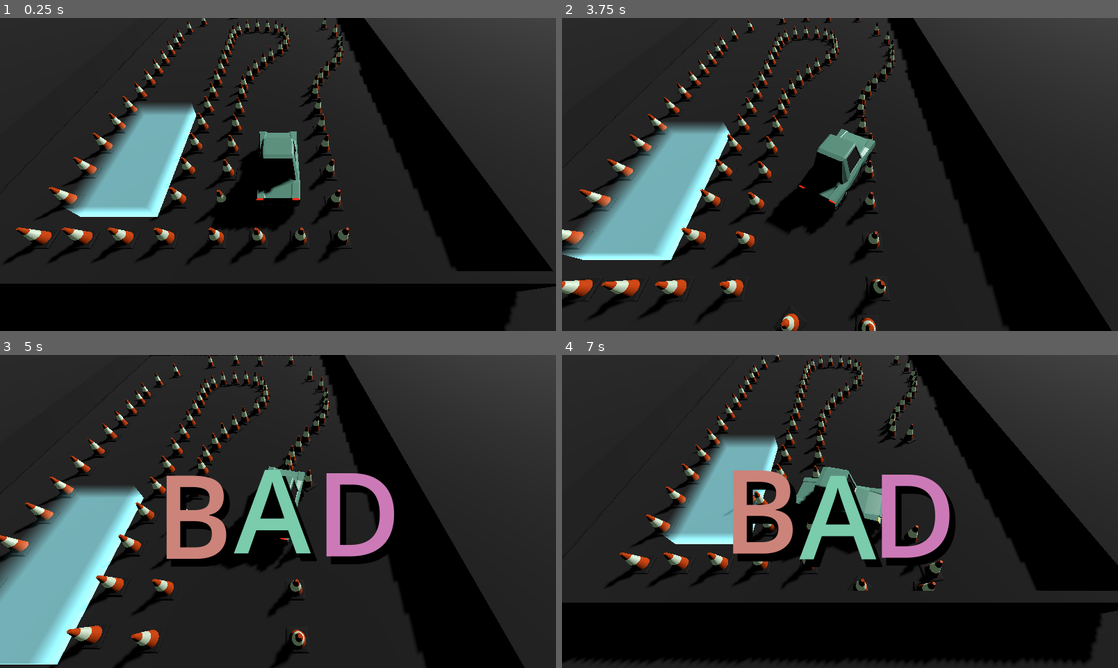
Above: before the commit, frames 1-4 (two rows, left to right).
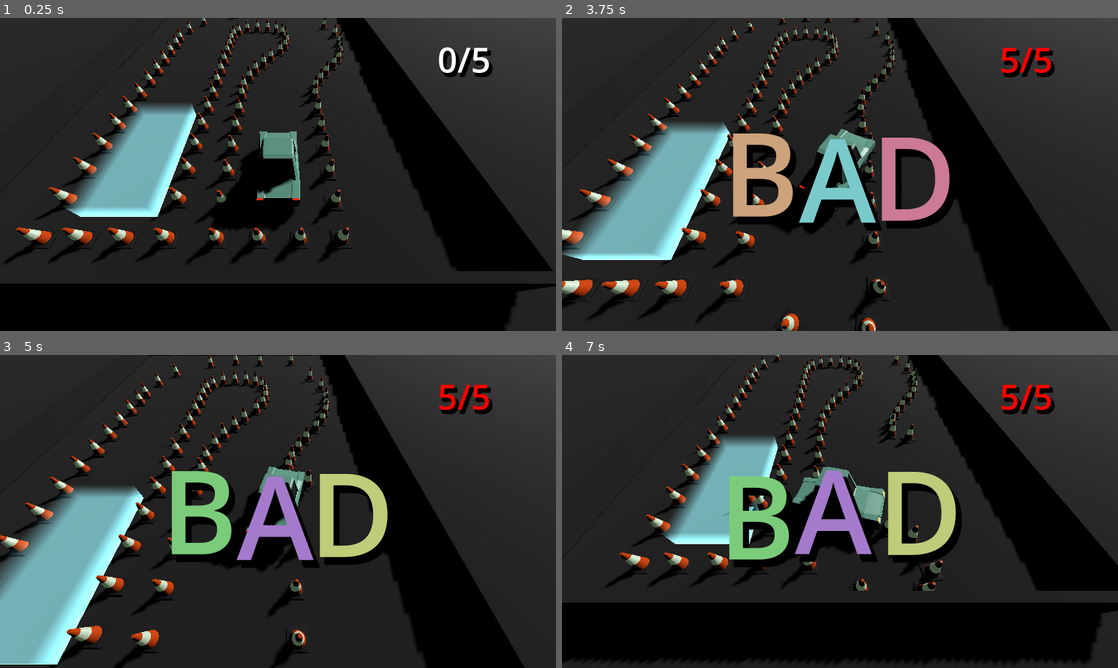
Above: after the commit, the same moments.

Repository: TomMurray/ValetV2
Game: Godot game, scene res://scenes/car_test.tscn
Same seed, same stepped clock (60 frames per second), same inputs: the game is played once before the commit and once after it.
Inputs:
- Up to frame 1 (0.25 s): no input
- Up to frame 2 (3.75 s): tap Enter at 0.5, 2.75 s; hold Right (steer_right) 0.53-1.28 s; tap Space at 1.25 s; hold Down (brake_reverse) 1.28-2.03 s; hold Right (steer_right) 2.03-2.78 s; hold Up (accelerate) 2.78-3.53 s; hold Left (steer_left) from 3.53 s (still down)
- Up to frame 3 (5 s): keep holding Left (steer_left)
- Up to frame 4 (7 s): release Left (steer_left) at 5.03 s; hold Down (brake_reverse) 5.03-5.78 s; hold Right (steer_right) 5.78-6.53 s; hold Up (accelerate) from 6.53 s (still down)

The runs differ from the first frame. In frame 1, 0.6% of the frame differs, in the area x 78-89%, y 9-19%; in frame 2, 7.0%; in frame 3, 7.8%; in frame 4, 8.3%, in the area x 30-89%, y 9-68%.

Commit message:
Move UI theme to resources (instead of overrides), update UI to show current obstacles hit

Diff:
--- a/scenes/car_test.tscn
+++ b/scenes/car_test.tscn
@@ -1,9 +1,12 @@
-[gd_scene load_steps=41 format=3 uid="uid://dagghassaijsd"]
+[gd_scene load_steps=44 format=3 uid="uid://dagghassaijsd"]
 
 [ext_resource type="PackedScene" uid="uid://ba6xyqiidsic4" path="res://scenes/picocar.tscn" id="1_jpuht"]
+[ext_resource type="Theme" uid="uid://cat7eb156l4u1" path="res://themes/exclamation.tres" id="1_vm7rs"]
 [ext_resource type="PackedScene" uid="uid://dlcl4g8eeahy7" path="res://scenes/traffic_cone.tscn" id="2_7ix00"]
 [ext_resource type="Script" path="res://scripts/follow.gd" id="2_c0ry7"]
 [ext_resource type="Script" path="res://scripts/lookat_camera.gd" id="2_rff2v"]
+[ext_resource type="Theme" uid="uid://dpqnmj3en2tdc" path="res://themes/in_game_overlay.tres" id="2_ugnkn"]
+[ext_resource type="Script" path="res://scripts/obstacles_counter.gd" id="3_5b5rk"]
 [ext_resource type="PackedScene" uid="uid://btsndqkxonpfh" path="res://scenes/parking_area.tscn" id="5_ta1mn"]
 [ext_resource type="Shader" path="res://shaders/road_paint.gdshader" id="6_73ftp"]
 [ext_resource type="PackedScene" uid="uid://bg30bqbscr1ox" path="res://scenes/road_paint_cube.tscn" id="6_pollb"]
@@ -181,11 +184,7 @@
 visible = false
 clip_contents = false
 layout_mode = 2
-theme_override_colors/font_shadow_color = Color(0, 0, 0, 1)
-theme_override_constants/shadow_offset_x = 15
-theme_override_constants/shadow_offset_y = 20
-theme_override_constants/shadow_outline_size = 10
-theme_override_font_sizes/normal_font_size = 335
+theme = ExtResource("1_vm7rs")
 bbcode_enabled = true
 text = "[rainbow sat=0.4][tornado radius=10.0 freq=30 connected=1]GENIUS[/tornado][/rainbow]"
 fit_content = true
@@ -197,11 +196,7 @@
 visible = false
 clip_contents = false
 layout_mode = 2
-theme_override_colors/font_shadow_color = Color(0, 0, 0, 1)
-theme_override_constants/shadow_offset_x = 15
-theme_override_constants/shadow_offset_y = 20
-theme_override_constants/shadow_outline_size = 10
-theme_override_font_sizes/normal_font_size = 335
+theme = ExtResource("1_vm7rs")
 bbcode_enabled = true
 text = "[rainbow sat=0.4][tornado radius=10.0 freq=30 connected=1]BAD[/tornado][/rainbow]"
 fit_content = true
@@ -209,6 +204,35 @@
 autowrap_mode = 0
 script = SubResource("GDScript_8wmm4")
 
+[node name="MarginContainer" type="MarginContainer" parent="CanvasLayer"]
+anchors_preset = 1
+anchor_left = 1.0
+anchor_right = 1.0
+offset_left = -529.0
+offset_bottom = 237.0
+grow_horizontal = 0
+size_flags_horizontal = 3
+size_flags_vertical = 3
+theme_override_constants/margin_left = 50
+theme_override_constants/margin_top = 50
+theme_override_constants/margin_right = 50
+theme_override_constants/margin_bottom = 50
+
+[node name="CenterContainer" type="CenterContainer" parent="CanvasLayer/MarginContainer"]
+layout_mode = 2
+
+[node name="ObstaclesCounter" type="RichTextLabel" parent="CanvasLayer/MarginContainer/CenterContainer" node_paths=PackedStringArray("level_logic")]
+clip_contents = false
+layout_mode = 2
+theme = ExtResource("2_ugnkn")
+bbcode_enabled = true
+text = "###/###"
+fit_content = true
+scroll_active = false
+autowrap_mode = 0
+script = ExtResource("3_5b5rk")
+level_logic = NodePath("../../../../LevelLogic")
+
 [node name="sun" type="DirectionalLight3D" parent="."]
 transform = Transform3D(0.336415, 0.709899, -0.618763, -0.450194, 0.698352, 0.556444, 0.827134, 0.0913677, 0.554529, 0, 15.1739, 14.8684)
 shadow_enabled = true
@@ -222,7 +246,7 @@
 target = NodePath("../picocar")
 
 [node name="Camera3D" type="Camera3D" parent="follow_camera" node_paths=PackedStringArray("target")]
-transform = Transform3D(-0.99999, 0.00363988, -0.00273074, 0, 0.600117, 0.799912, 0.00455036, 0.799904, -0.600111, 0, 4.94629, -3.70978)
+transform = Transform3D(-0.99999, 0.00363988, -0.00273075, 0, 0.600117, 0.799912, 0.00455036, 0.799904, -0.600111, 0, 4.94629, -3.70978)
 script = ExtResource("2_rff2v")
 target = NodePath("../../picocar")
 
@@ -681,3 +705,4 @@
 [connection signal="parked" from="parking_area" to="LevelLogic" method="on_parked"]
 [connection signal="complete" from="LevelLogic" to="CanvasLayer/CenterContainer/SuccessText" method="_on_level_logic_complete"]
 [connection signal="complete" from="LevelLogic" to="CanvasLayer/CenterContainer/FailureText" method="_on_level_logic_complete"]
+[connection signal="objectives_progress_changed" from="LevelLogic" to="CanvasLayer/MarginContainer/CenterContainer/ObstaclesCounter" method="_on_level_logic_objectives_progress_changed"]
--- a/scripts/level_logic.gd
+++ b/scripts/level_logic.gd
@@ -1,16 +1,15 @@
 extends Node
 class_name LevelLogic
+
+# Class responsible for tracking level objectives, and sending out signals for
+# updated objectives (obstacles hit/max, level complete/failed etc.)
 
 signal objectives_progress_changed
 signal complete(success : bool)
 
+@export var objective : LevelObjective
 var was_completed : bool = false
 var outcome : bool = false
-
-# Class responsible for tracking level objectives, and sending out signals for
-# updated objectives (obstacles hit/max, level complete/failed etc.)
-
-@export var objective : LevelObjective
 var obstacles_hit : int = 0
 
 func get_obstacles_hit() -> int:
@@ -19,10 +18,16 @@
 func get_max_obstacles_hit() -> int:
 	return objective.max_obstacles_hit
 
+func is_complete() -> bool:
+	return was_completed
+
+func get_outcome() -> bool:
+	return outcome
+
 func on_obstacle_hit(obstacle : ObstacleComponent):
 	obstacles_hit += 1
 	objectives_progress_changed.emit()
-	if obstacles_hit > get_max_obstacles_hit():
+	if obstacles_hit >= get_max_obstacles_hit():
 		on_complete(false)
 
 func on_complete(success : bool):
--- /dev/null
+++ b/scripts/obstacles_counter.gd
@@ -0,0 +1,26 @@
+@tool
+extends RichTextLabel
+class_name ObstaclesCounter
+
+@export var level_logic : LevelLogic
+
+func update_text():
+	if level_logic:
+		var limit : int = level_logic.get_max_obstacles_hit()
+		var curr : int = min(level_logic.get_obstacles_hit(), limit)
+		text = "%d/%d" % [curr, limit]
+		# Make the text increasingly red as it approaches the limit
+		var ratio : float = float(curr) / float(limit)
+		add_theme_color_override("default_color", lerp(Color.WHITE, Color.RED, ratio))
+
+
+func _ready():
+	update_text()
+
+func _on_level_logic_objectives_progress_changed():
+	update_text()
+
+func _get_configuration_warnings():
+	if not level_logic:
+		return ["No LevelLogic attached to ObstaclesCounter"]
+	return []
--- /dev/null
+++ b/themes/exclamation.tres
@@ -0,0 +1,8 @@
+[gd_resource type="Theme" format=3 uid="uid://cat7eb156l4u1"]
+
+[resource]
+RichTextLabel/colors/font_shadow_color = Color(0, 0, 0, 1)
+RichTextLabel/constants/shadow_offset_x = 15
+RichTextLabel/constants/shadow_offset_y = 20
+RichTextLabel/constants/shadow_outline_size = 10
+RichTextLabel/font_sizes/normal_font_size = 335
--- /dev/null
+++ b/themes/in_game_overlay.tres
@@ -0,0 +1,8 @@
+[gd_resource type="Theme" format=3 uid="uid://dpqnmj3en2tdc"]
+
+[resource]
+RichTextLabel/colors/font_shadow_color = Color(0, 0, 0, 1)
+RichTextLabel/constants/shadow_offset_x = 8
+RichTextLabel/constants/shadow_offset_y = 10
+RichTextLabel/constants/shadow_outline_size = 10
+RichTextLabel/font_sizes/normal_font_size = 100
